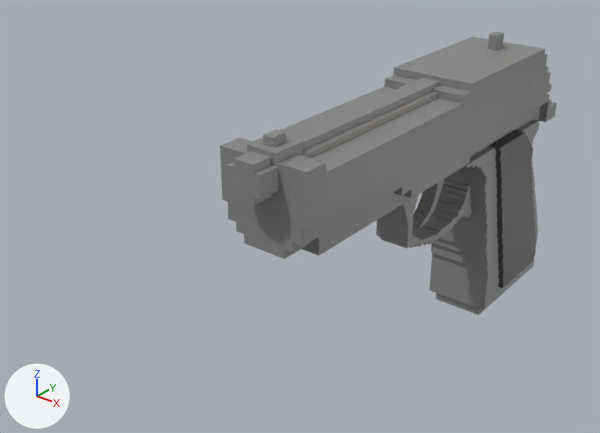
Renders of the FBX model Assets/Models/pistol_blocky.fbx from each side of a commit.
Before and after are seen from a camera (50 mm lens) standing at (5.13, -8.81, 5.66) and looking at (-0.79, -1.4, 1.07). The lights are fixed; the arrows at lower left show +X, +Y and +Z. Both versions are drawn at frame 1 of the action 'A_pistol.trigger|A_pistol.triggerAction'; the numbers are the values there.

In view in the first picture: 'A_pistol.barrel', 'A_pistol.handle', 'A_pistol.slide', 'A_pistol.trigger'.
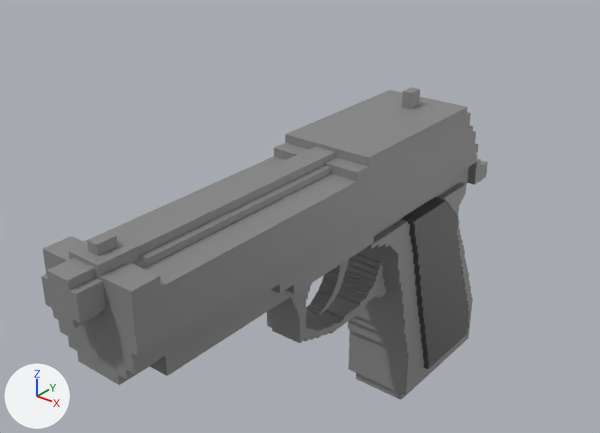
The change, as a list of edits to the scene's bpy script:
```text
Change me_cube_003:
    where me_cube_003.from_pydata(...)  # 21903 vertices, 21902 faces; spans x -0.56..0.56, y -5.2..1.15, z -1.84..1.55
    used by ob_a_pistol_handle; location = (0.0, 2.2, 0.4)
    me_cube_003 part 1: the whole mesh is moved by (0.0, -0.03, 0.12)
Change ob_a_pistol_trigger:
    add ob_a_pistol_trigger.parent = ob_a_pistol_handle
    ob_a_pistol_trigger.location: (0.0, 0.444, 1.489) -> (0.0, -1.786, 1.207)
Change ob_a_pistol_slide:
    add ob_a_pistol_slide.parent = ob_a_pistol_handle
    ob_a_pistol_slide.location: (0.0, -0.0567, 2.255) -> (0.0, -2.286, 1.973)
Change ob_a_pistol_handle:
    ob_a_pistol_handle.location: (0.0, 2.2, 0.4) -> (0.0, 0.0, 0.0)
Change ob_a_pistol_barrel:
    add ob_a_pistol_barrel.parent = ob_a_pistol_handle
    ob_a_pistol_barrel.location: (0.0, -0.826, 2.392) -> (0.0, -3.056, 2.11)
```

Where the change shows, as pixel boxes [x1, y1, x2, y2] in the pictures (600 x 433 px):
'A_pistol.handle', moved
    before: [228, 94, 557, 315]
    after: [58, 154, 488, 400]
'A_pistol.slide', moved
    before: [220, 32, 552, 230]
    after: [43, 87, 479, 356]
'A_pistol.barrel', moved
    before: [228, 78, 440, 205]
    after: [41, 146, 335, 328]
'A_pistol.trigger', moved
    before: [413, 179, 444, 228]
    after: [306, 259, 349, 315]
